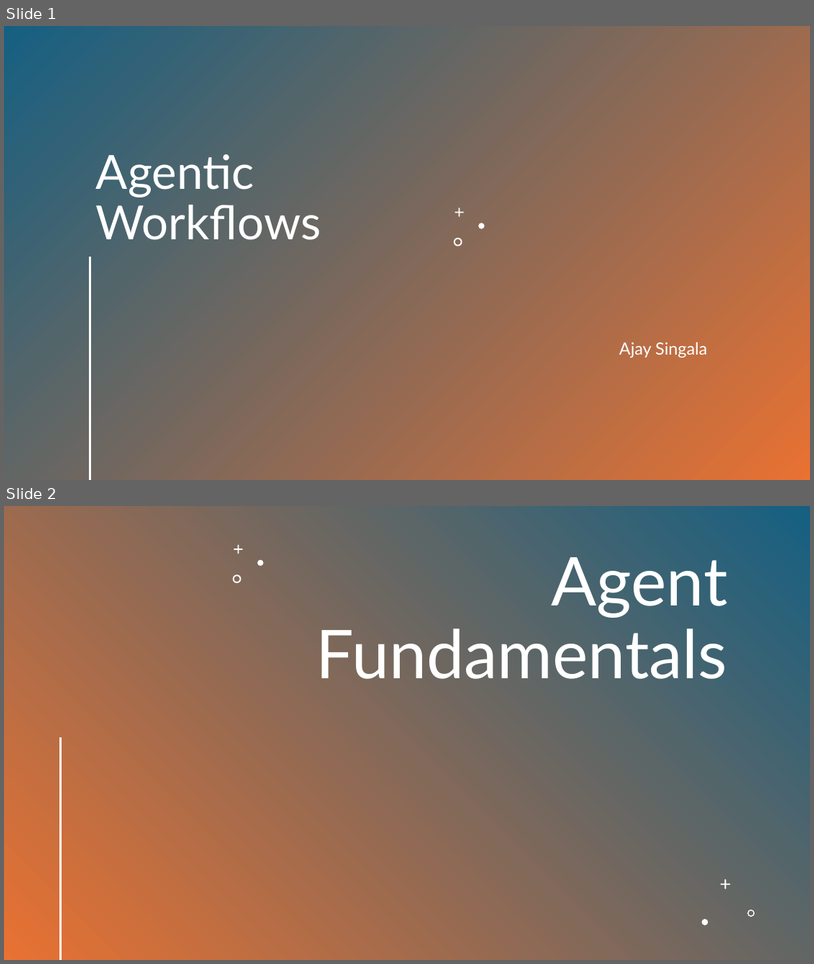
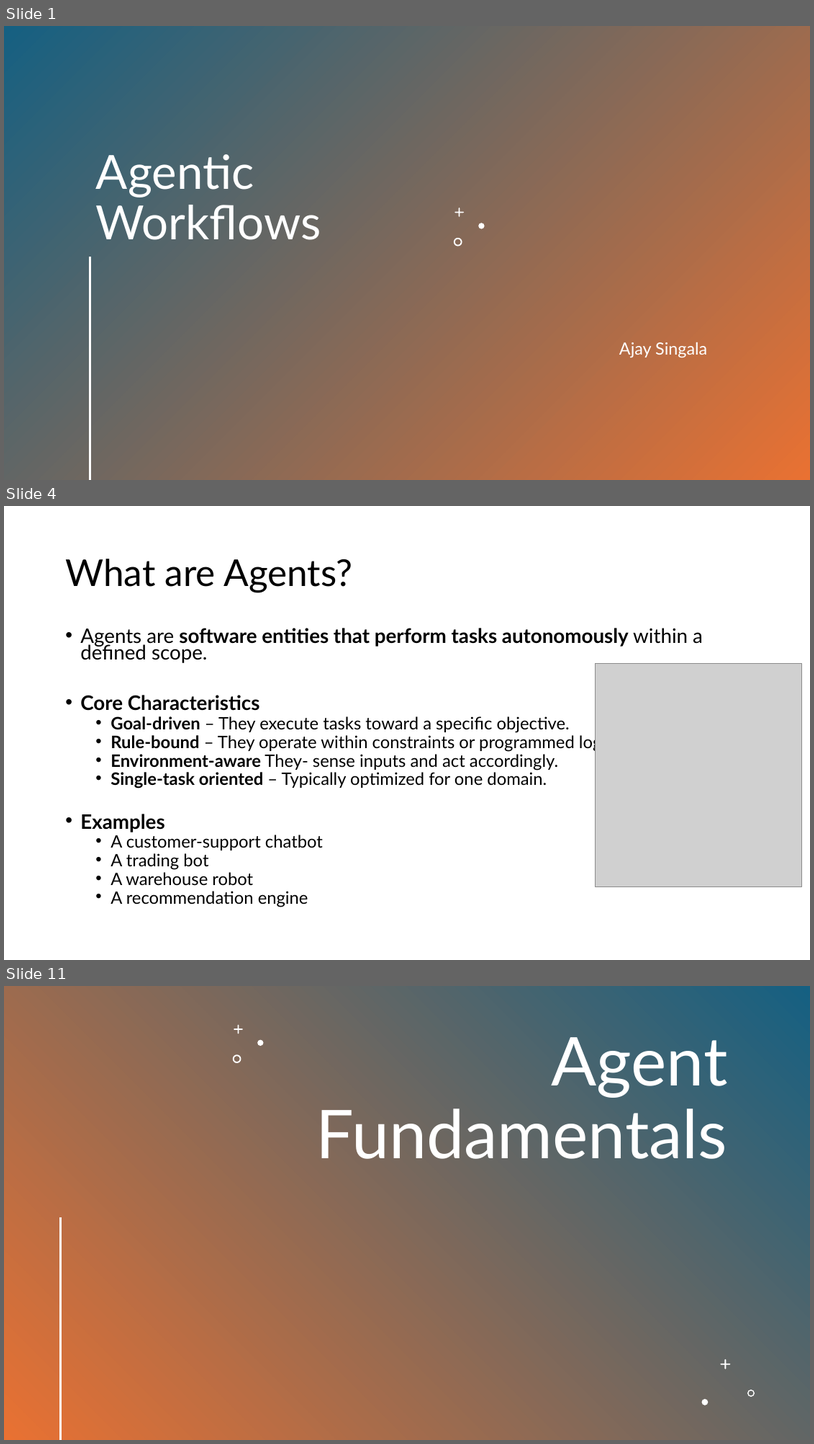
Before and after one commit to AjaySingala/ajs_walmart_apr2026_hol_day04, a slide deck: docs/Agentic Workflow.pptx. Shown one above the other, each under a label of ours: slides 1 and 2 before the commit, slides 1, 4 and 11 after it; the slides between them are not shown. The pictures are 814x964 and 814x1444 pixels, drawn with LibreOffice and Linux fonts; fonts in the diff are those of the drawing; grey boxes stand for pictures. Boxes give left, top, right and bottom in pixels: in the first picture for what was removed or moved away, otherwise in the second. Text is boxed around its words. In the diff, an @@ line names an element or a change of style, - is before the commit and + after.

Commit message:
agents vs agentic ai

```diff
--- a/docs/Agentic Workflow.pptx
+++ b/docs/Agentic Workflow.pptx
@@ slide 4 added at <box>4,506,810,960</box>, background #FFFFFF @@
@@ title added at <box>65,559,352,592</box>, 44 pt, text #000000 @@
+What are Agents?
@@ text added at <box>80,628,703,907</box>, 20.4 pt, text #000000 @@
+• Agents are software entities that perform tasks autonomously within a defined scope.
+• Core Characteristics
+  • Goal-driven – They execute tasks toward a specific objective.
+  • Rule-bound – They operate within constraints or programmed logic.
+  • Environment-aware They- sense inputs and act accordingly.
+  • Single-task oriented – Typically optimized for one domain.
+• Examples
+  • A customer-support chatbot
+  • A trading bot
+  • A warehouse robot
+  • A recommendation engine
@@ picture added at <box>596,664,802,886</box> @@
@@ what was slide 2 is now slide 11 @@
```
Also in this commit, not shown: 8 other slides added.
